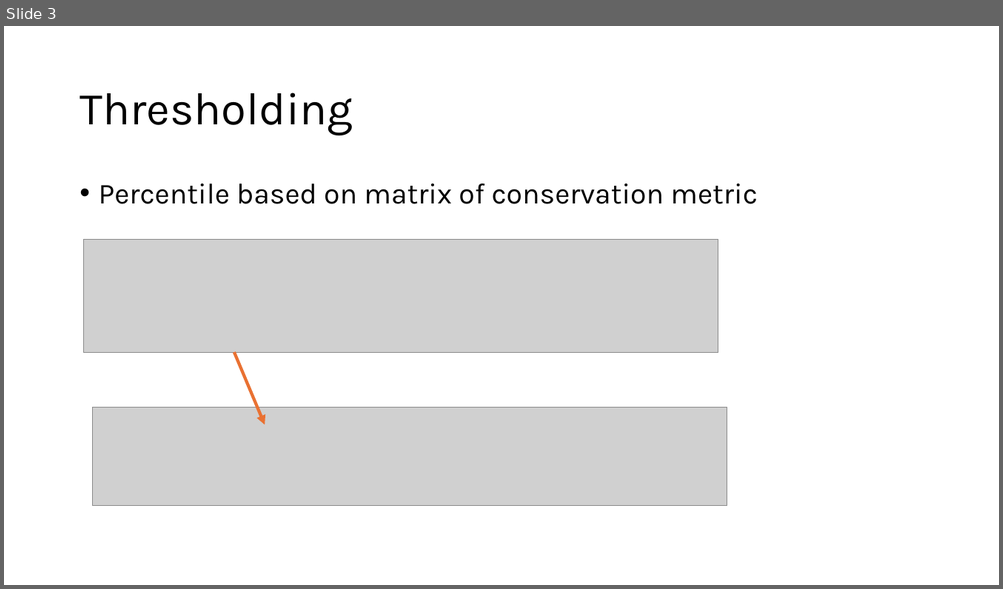
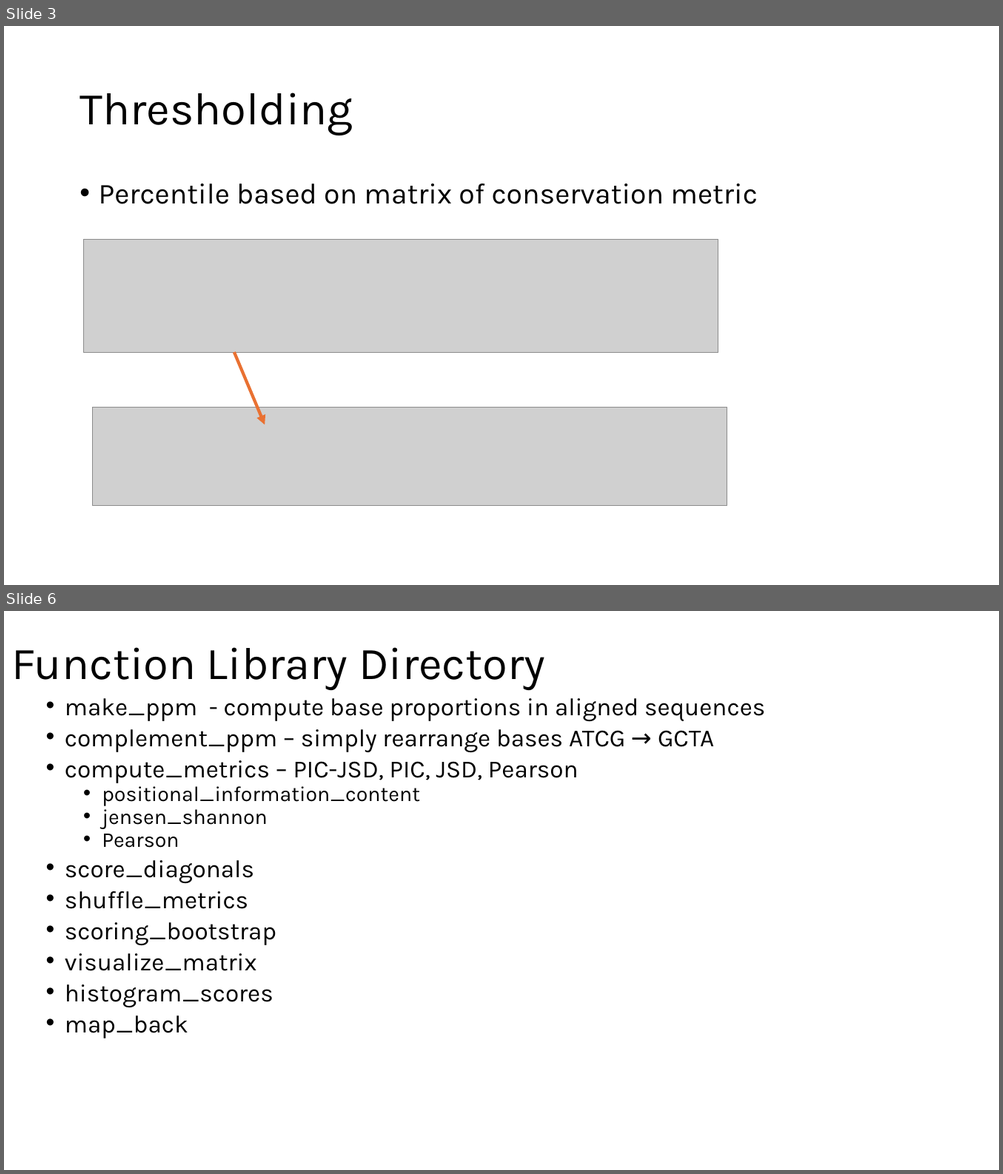
Before and after one commit to eshin21/drippy, a slide deck: Presentations/May Motif Gallery.pptx. Shown one above the other, each under a label of ours: slide 3 before the commit, slides 3 and 6 after it; the slides between them are not shown. The pictures are 1003x589 and 1003x1174 pixels, drawn with LibreOffice and Linux fonts; fonts in the diff are those of the drawing; grey boxes stand for pictures. Boxes give left, top, right and bottom in pixels: in the first picture for what was removed or moved away, otherwise in the second. Text is boxed around its words. In the diff, an @@ line names an element or a change of style, - is before the commit and + after.

```diff
--- a/Presentations/May Motif Gallery.pptx
+++ b/Presentations/May Motif Gallery.pptx
@@ slide 6 added at (x1=4, y1=611, x2=999, y2=1170), background #FFFFFF @@
@@ title added at (x1=11, y1=647, x2=545, y2=690), 44 pt, text #000000 @@
+Function Library Directory
@@ text added at (x1=65, y1=698, x2=765, y2=1039), 23.8 pt, text #000000 @@
+• make_ppm - compute base proportions in aligned sequences
+• complement_ppm – simply rearrange bases ATCG → GCTA
+• compute_metrics – PIC-JSD, PIC, JSD, Pearson
+  • positional_information_content
+  • jensen_shannon
+  • Pearson
+• score_diagonals
+• shuffle_metrics
+• scoring_bootstrap
+• visualize_matrix
+• histogram_scores
+• map_back
```
Also in this commit, not shown: 2 slides changed, 4 other slides added, 1 slide removed, 5 other files.
